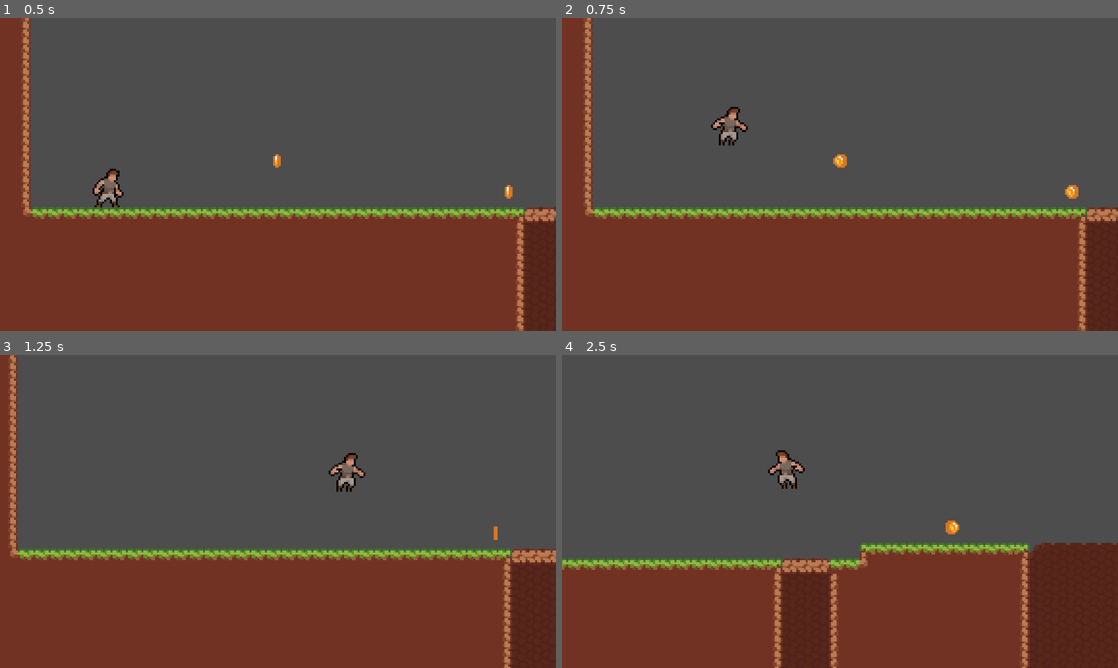
Above: before the commit, frames 1-4 (two rows, left to right).
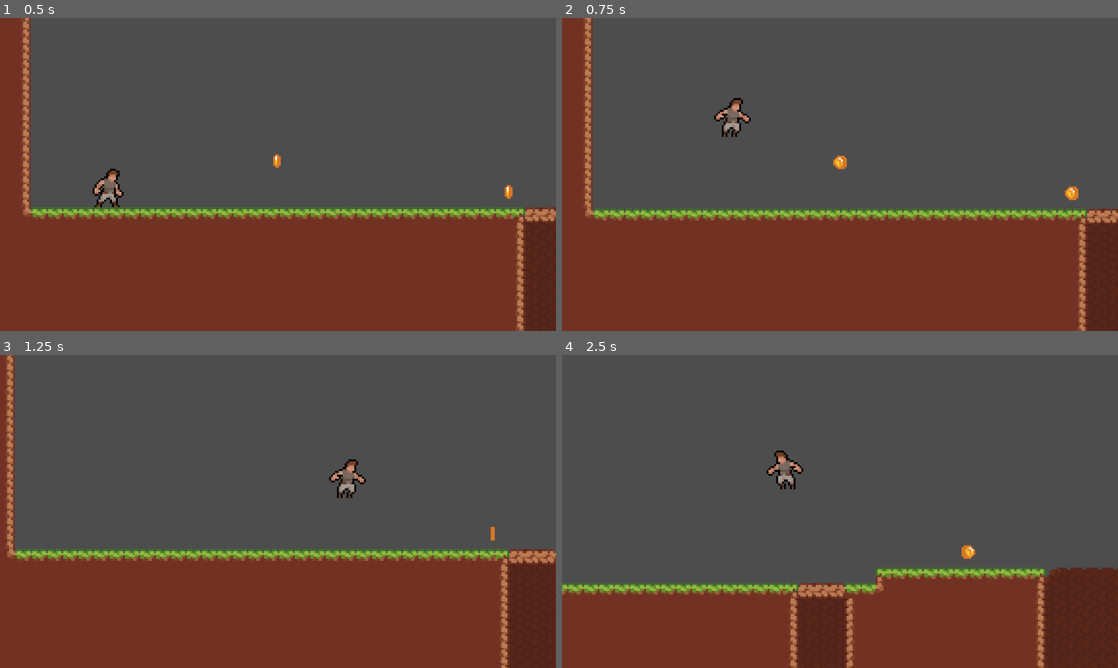
Above: after the commit, the same moments.

Repository: AashaStudios/ProjectRun
Game: Godot game, scene res://scenes/game.tscn
Two runs of this game, one before a commit and one after it. Both use one fixed random seed, a clock stepped at 60 frames per second and the inputs below.
Inputs:
- Up to frame 1 (0.5 s): no input
- Up to frame 2 (0.75 s): hold Right (right) from 0.53 s (still down); hold Space (jump) from 0.53 s (still down)
- Up to frame 3 (1.25 s): keep holding Right (right); keep holding Space (jump)
- Up to frame 4 (2.5 s): release Space (jump) at 1.28 s; tap Space (jump) at 1.35, 1.52, 1.82 s; release Right (right) at 2.03 s; hold Left (left) from 2.03 s (still down); hold Space (jump) from 2.03 s (still down)

Frame 1 is identical in both runs. In frame 2, 3.1% of the frame differs, in the area x 4-100%, y 0-100%; in frame 3, 4.2%; in frame 4, 14%, in the area x 0-100%, y 30-100%.

Commit message:
Variable Jump, Jump Buffering, Coyote Time Done!

Diff:
--- a/scenes/player.gd
+++ b/scenes/player.gd
@@ -2,9 +2,11 @@
 
 
 const MAX_SPEED: int = 200
-const ACCELERATION: int = 15
-const FRICTION: int = 12
-const JUMP_VELOCITY: int = -250
+const ACCELERATION: int = 17
+const FRICTION: int = 20
+const JUMP_VELOCITY: int = -275
+
+var coyote_time_activated: bool = false
 
 @onready var sprite: AnimatedSprite2D = $AnimatedSprite2D
 @onready var coyote_timer: Timer = $CoyoteTimer
@@ -12,12 +14,33 @@
 
 
 func _physics_process(delta: float) -> void:
+    # Jump Code
+    if is_on_floor():
+        coyote_time_activated = false
+    else:
+        if coyote_timer.is_stopped() and !coyote_time_activated:
+            coyote_timer.start()
+            print(coyote_timer.time_left)
+            coyote_time_activated = true
+
+        if Input.is_action_just_released("jump") or is_on_ceiling():
+            velocity.y *= 0.5
+
+    if Input.is_action_pressed("jump"):
+        if jump_buffer_timer.is_stopped():
+            jump_buffer_timer.start()
+
+    if !jump_buffer_timer.is_stopped() and (!coyote_timer.is_stopped() or is_on_floor()):
+        velocity.y = JUMP_VELOCITY
+        jump_buffer_timer.stop()
+        coyote_timer.stop()
+        coyote_time_activated = true
+
+    # Gravity Code
     if not is_on_floor():
         velocity += get_gravity() * delta
 
-    if Input.is_action_pressed("jump") and is_on_floor():
-        velocity.y = JUMP_VELOCITY
-
+    # Running Code
     var direction: float = Input.get_axis("left", "right")
     var velocity_weight: float = delta * (ACCELERATION if direction else FRICTION)
 
